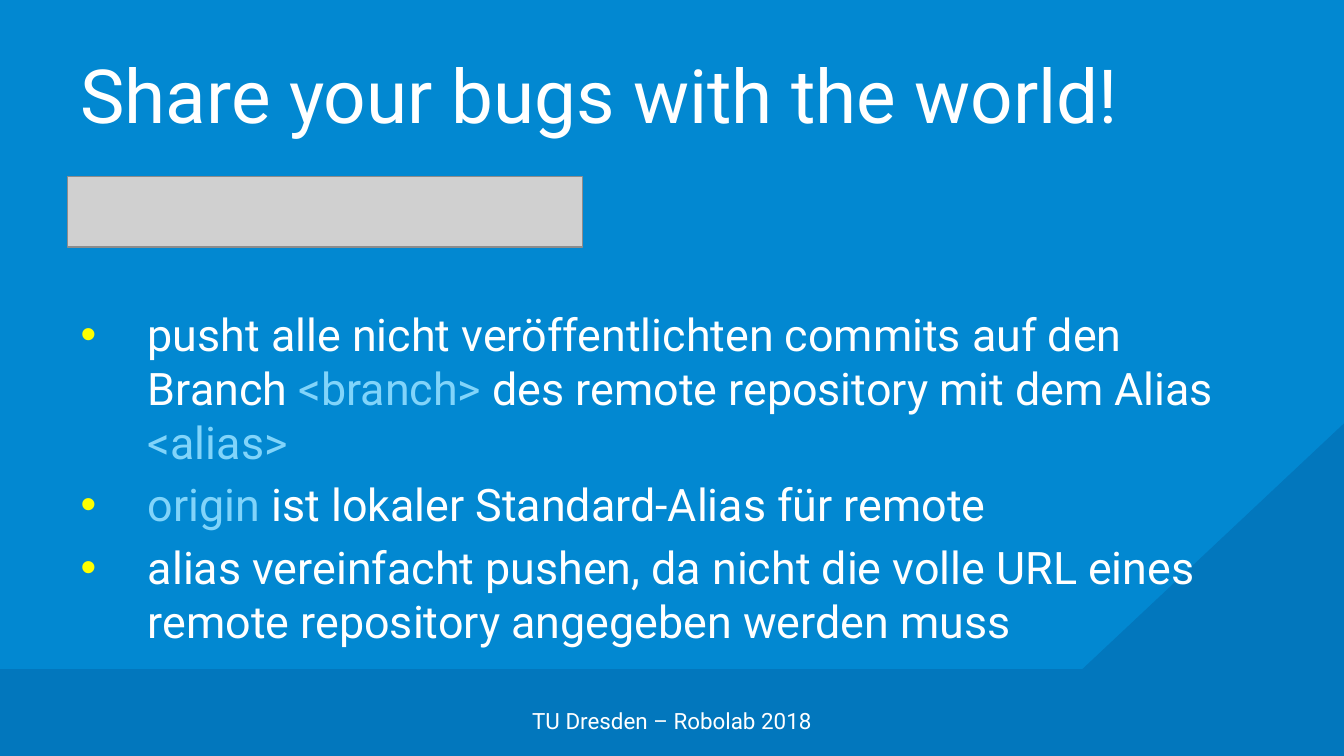
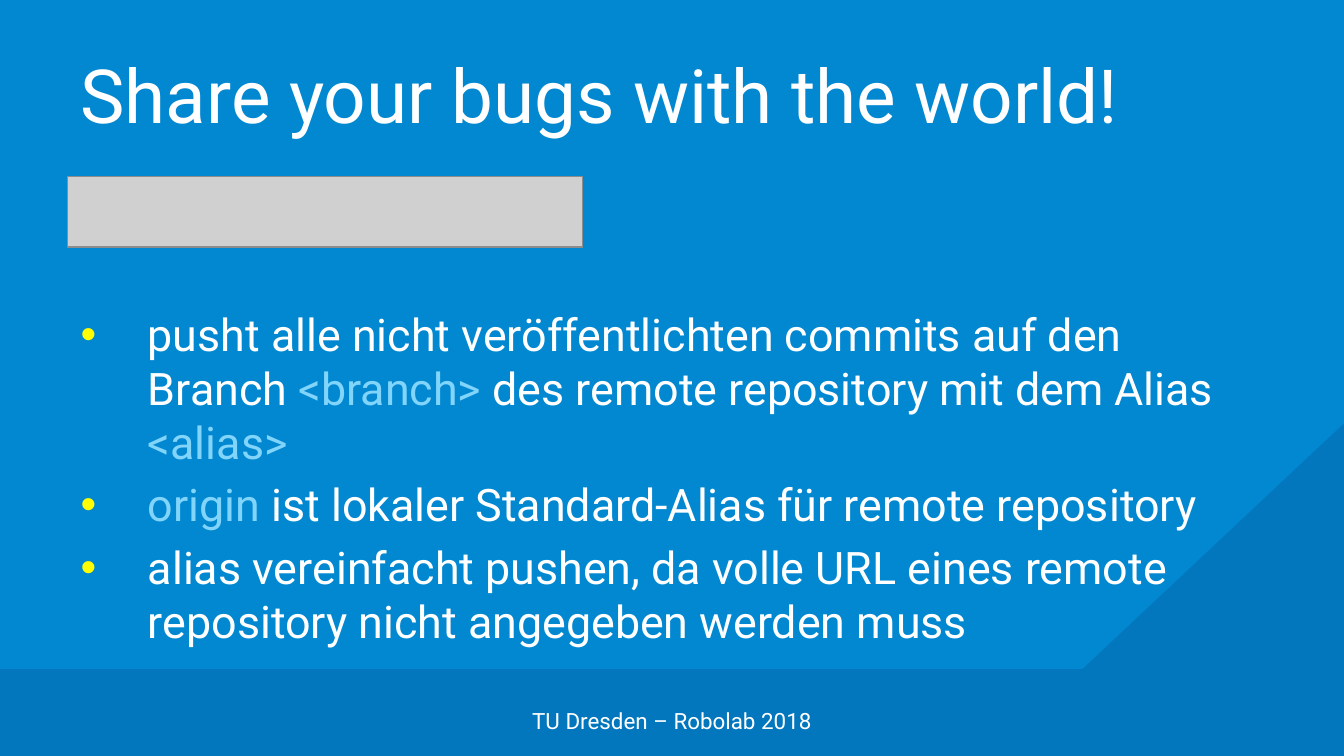
Before and after one commit to edisontrent1337/gitslides, a slide deck: slide 24 of Git.pptx (slide 23 before the commit). Drawn at 1344x756 pixels with LibreOffice and Linux fonts; fonts in the diff are those of the drawing; grey boxes stand for pictures; background and template pictures are left out. Boxes give left, top, right and bottom in pixels: in the first picture for what was removed or moved away, otherwise in the second. Text is boxed around its words. In the diff, an @@ line names an element or a change of style, - is before the commit and + after.

```diff
--- a/Git.pptx
+++ b/Git.pptx
@@ text at (148,487,1197,648): text changed @@
-• origin ist lokaler Standard-Alias für remote
-• alias vereinfacht pushen, da nicht die volle URL eines remote repository angegeben werden muss
+• origin ist lokaler Standard-Alias für remote repository
+• alias vereinfacht pushen, da volle URL eines remote repository nicht angegeben werden muss
```
Also in this commit, not shown: 8 other slides changed, 2 slides added.
